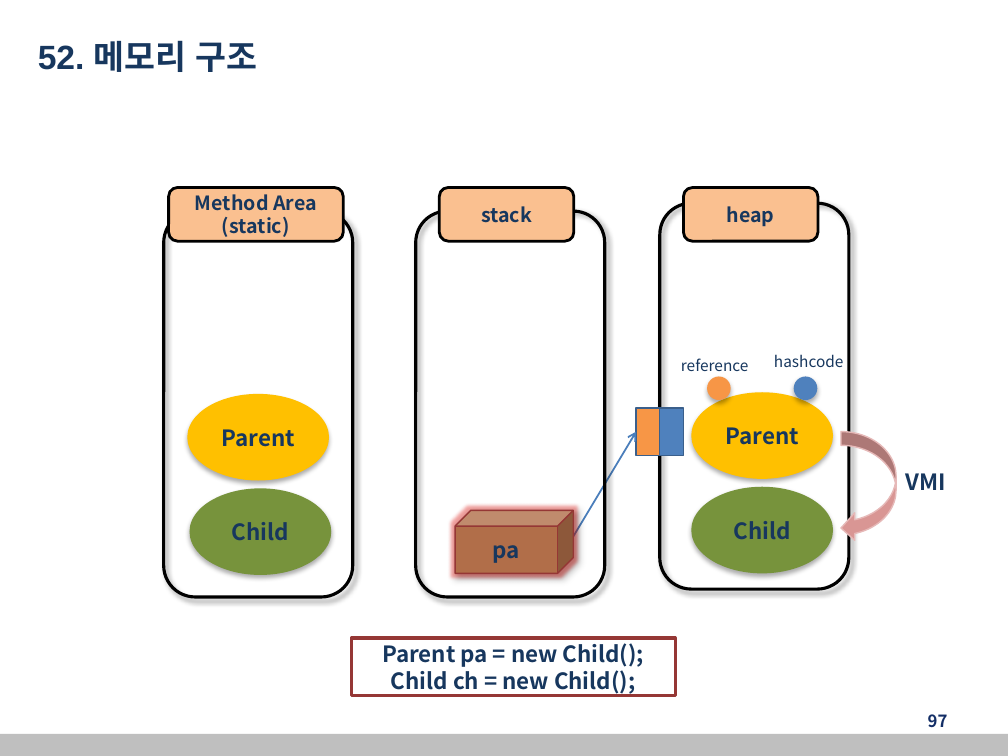
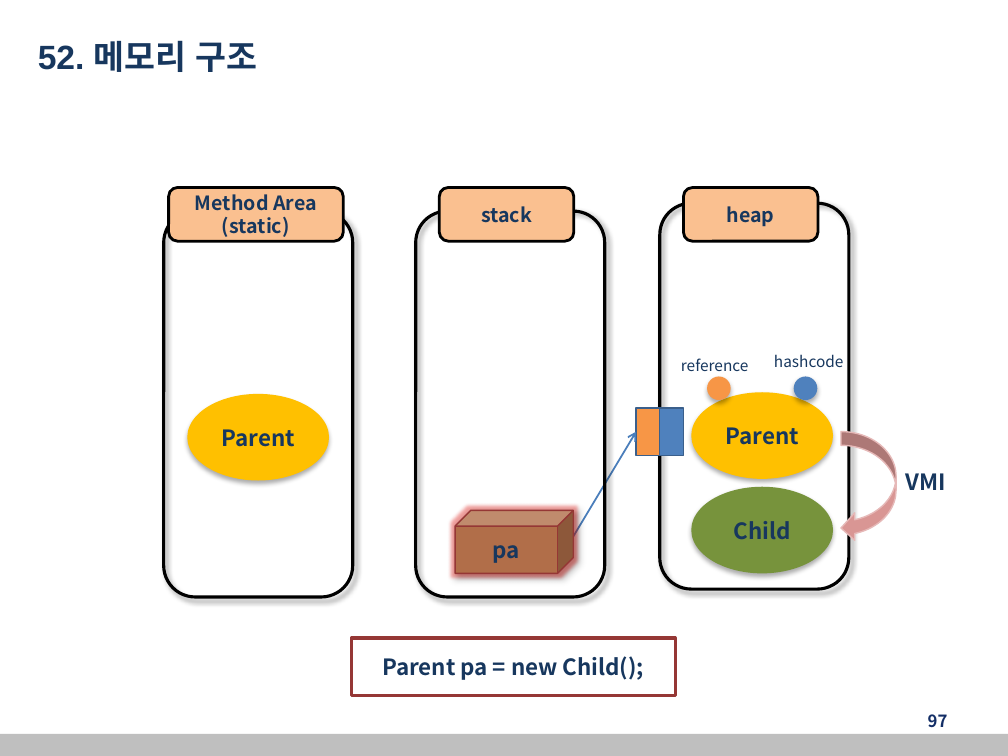
Before and after one commit to kang99king3/back-end_edu20221230, a slide deck: slide 97 of 자바교안_20221230.pptx. Drawn at 1008x756 pixels with LibreOffice and Linux fonts; fonts in the diff are those of the drawing. Boxes give left, top, right and bottom in pixels: in the first picture for what was removed or moved away, otherwise in the second. Text is boxed around its words. In the diff, an @@ line names an element or a change of style, - is before the commit and + after.

```diff
--- a/자바교안_20221230.pptx
+++ b/자바교안_20221230.pptx
@@ ellipse removed at (190,488,332,575) @@
-Child
@@ text in rectangle at (391,666,635,694): paragraph removed @@
-Child ch = new Child();
```
Also in this commit, not shown: 3 other slides changed.
